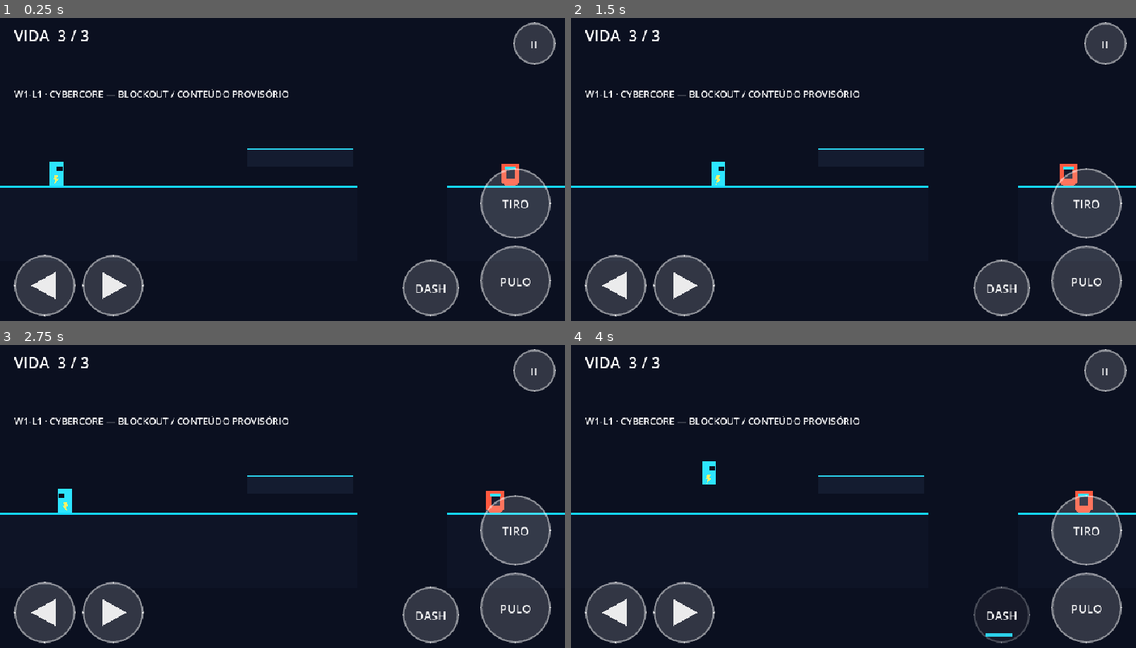
Above: before the commit, frames 1-4 (two rows, left to right).
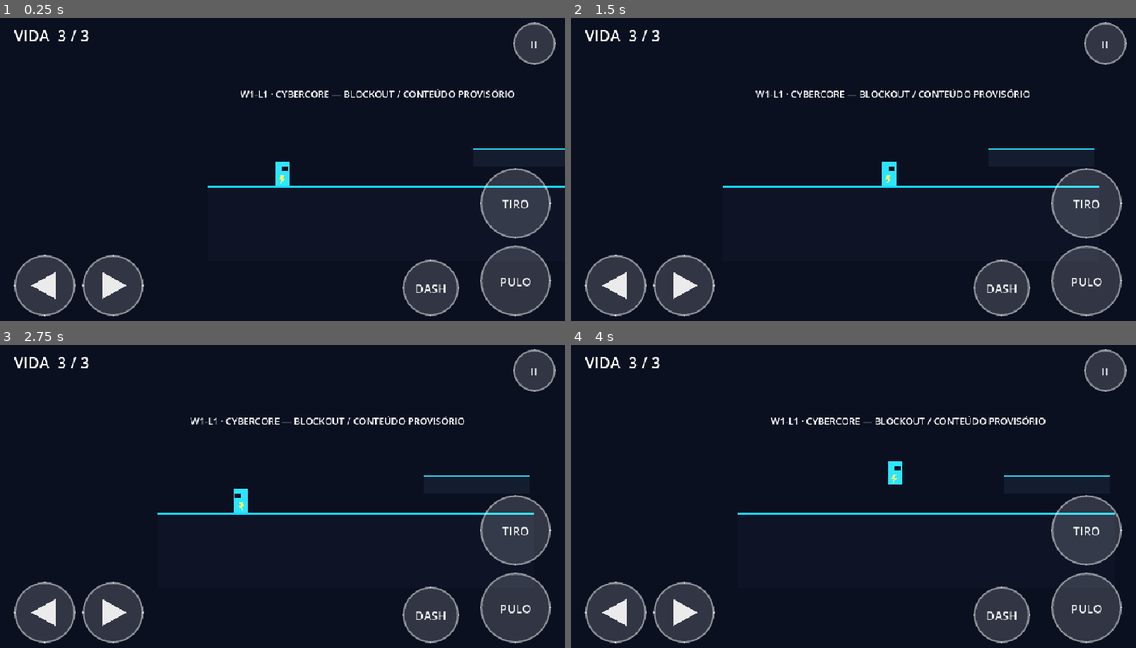
Above: after the commit, the same moments.

Repository: jyanzy19-yml/new-bolt-aventura
Game: Godot game, scene res://scenes/campaign/cybercore_w1_l1.tscn
Two runs of this game, one before a commit and one after it. Both use one fixed random seed, a clock stepped at 60 frames per second and the inputs below. This scene is started directly instead of the project's main scene.
Inputs (mouse positions are in pixels of both pictures, inside the frame that each line leads up to):
- Up to frame 1 (0.25 s): no input
- Up to frame 2 (1.5 s): move the mouse to (977, 154) at 0.52 s; hold D (move_right) 0.53-1.25 s; tap J (attack) at 0.6 s; click (977, 154) at 0.67 s; tap Space (jump) at 0.77 s; drag from (740, 187) to (1079, 175) at 1.27 s
- Up to frame 3 (2.75 s): move the mouse to (339, 429) at 2.02 s; hold A (move_left) from 2.03 s (still down); tap E (interact) at 2.1 s
- Up to frame 4 (4 s): release A (move_left) at 2.75 s; drag from (825, 563) to (684, 451) at 2.77 s; move the mouse to (1023, 544) at 3.52 s; hold D (move_right) from 3.53 s (still down); tap Shift (dash) at 3.6 s; tap Space (jump) at 3.77 s

The runs differ from the first frame. In frame 1, 2.2% of the frame differs, in the area x 0-100%, y 23-57%; in frame 2, 2.0%; in frame 3, 2.1%; in frame 4, 3.4%, in the area x 0-100%, y 23-99%.
Error after the commit: Parse Error: Identifier "CampaignProgress" not declared in the current scope. (res://scripts/campaign/cybercore_w1_l1.gd:34)

Commit message:
feat(w1-l1): persist checkpoint and completion progress

Diff:
--- a/scripts/campaign/cybercore_w1_l1.gd
+++ b/scripts/campaign/cybercore_w1_l1.gd
@@ -2,6 +2,7 @@
 ## W1-L1 — Cybercore. Blockout de campanha com inimigo-base provisório.
 
 const LEVEL_PATH: String = "res://scenes/campaign/cybercore_w1_l1.tscn"
+const LEVEL_ID: String = "W1-L1"
 const CAMERA_LIMITS: Rect2i = Rect2i(0, -360, 2200, 620)
 
 @onready var _player: BoltPlayer = %Bolt
@@ -30,6 +31,10 @@
 	_health_pickup.collected.connect(_on_health_pickup_collected)
 	_goal.body_entered.connect(_on_goal_body_entered)
 	_respawn_position = _spawn.global_position
+	var saved_checkpoint_id: String = CampaignProgress.get_checkpoint_id(LEVEL_ID)
+	if saved_checkpoint_id == String(_checkpoint.checkpoint_id):
+		_checkpoint.restore_activation()
+		_respawn_position = _checkpoint.get_respawn_position()
 	_player.respawn(_respawn_position)
 
 
@@ -39,6 +44,8 @@
 
 func _on_checkpoint_activated(_checkpoint_id: StringName, respawn_position: Vector2) -> void:
 	_respawn_position = respawn_position
+	if not CampaignProgress.save_checkpoint(LEVEL_ID, String(_checkpoint.checkpoint_id)):
+		push_warning("W1-L1: não foi possível persistir checkpoint (%s)." % CampaignProgress.last_error)
 	_hud.show_progress_notification("CHECKPOINT ATIVADO")
 
 
@@ -54,4 +61,6 @@
 func _on_goal_body_entered(body: Node2D) -> void:
 	if body == _player and not _section_finished:
 		_section_finished = true
+		if not CampaignProgress.mark_level_completed(LEVEL_ID):
+			push_warning("W1-L1: não foi possível persistir a conclusão (%s)." % CampaignProgress.last_error)
 		_hud.show_result("Cybercore — trecho inicial concluído")
